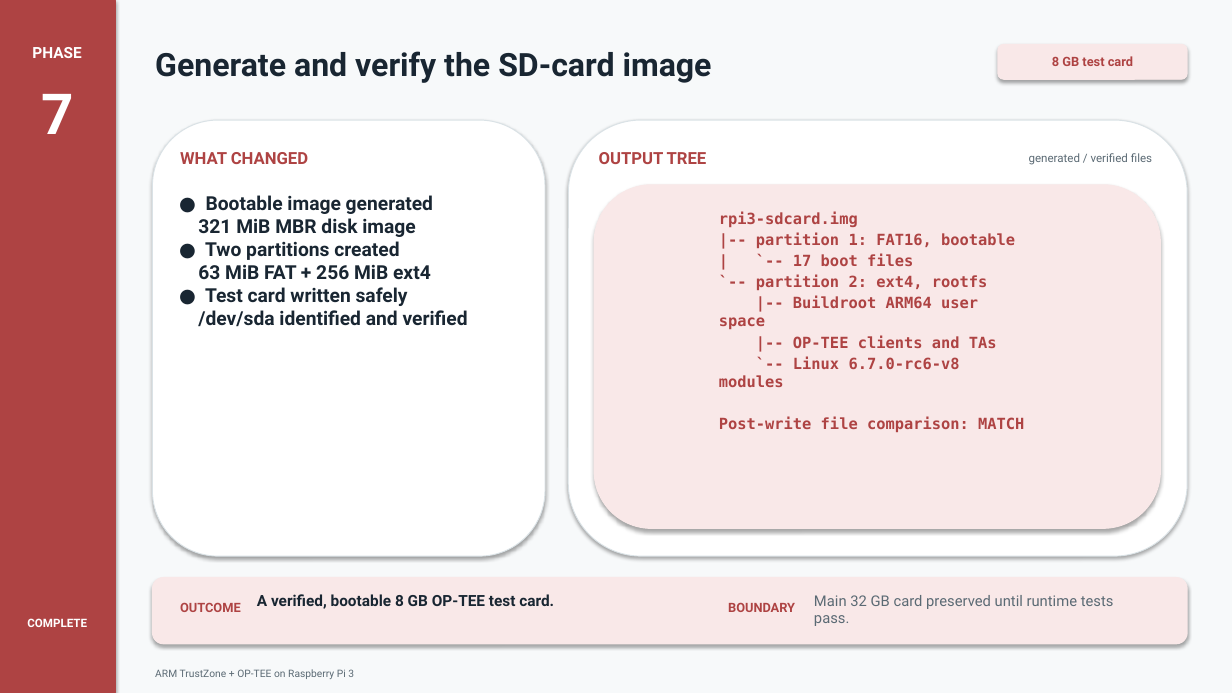
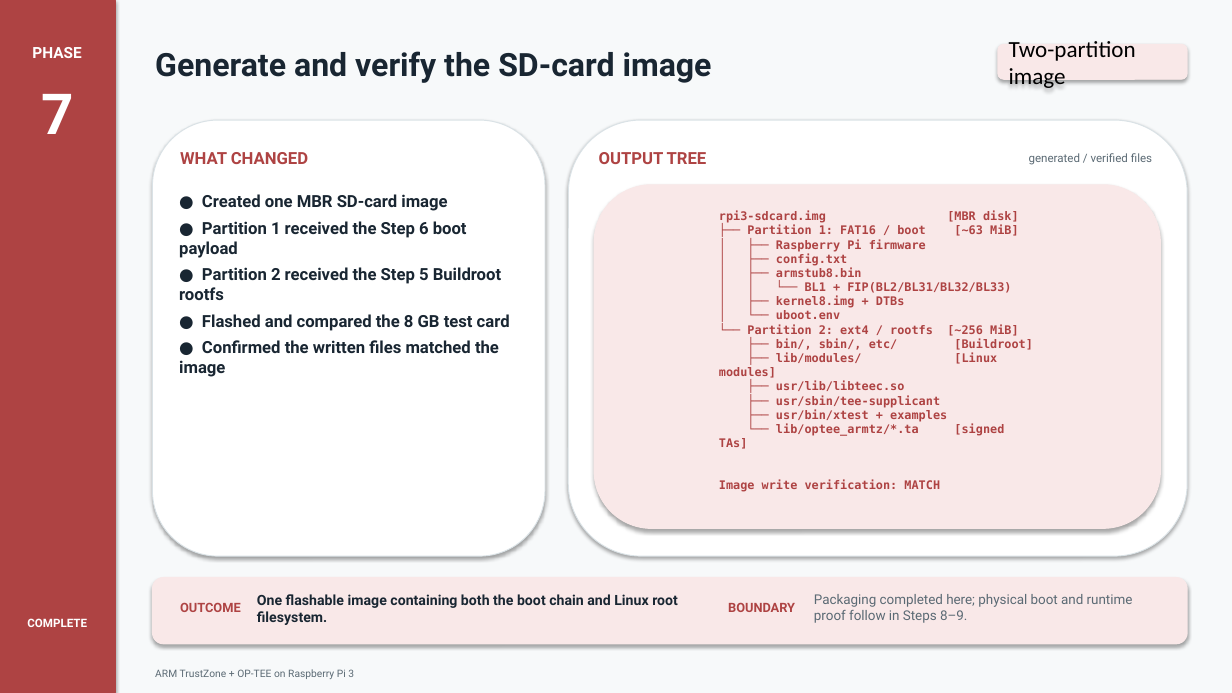
Before and after one commit to Aslam493/Minor_Project, a slide deck: slide 7 of Minor_Project_Steps_1_to_10_Updated.pptx. Drawn at 1232x693 pixels with LibreOffice and Linux fonts; fonts in the diff are those of the drawing. Boxes give left, top, right and bottom in pixels: in the first picture for what was removed or moved away, otherwise in the second. Text is boxed around its words. In the diff, an @@ line names an element or a change of style, - is before the commit and + after.

```diff
--- a/Minor_Project_Steps_1_to_10_Updated.pptx
+++ b/Minor_Project_Steps_1_to_10_Updated.pptx
@@ text in rounded rectangle at (1009, 41, 1136, 88): text changed; size 10 to 18 pt; font Roboto to Calibri; text colour #AE4343 to #000000; bold off @@
-8 GB test card
+Two-partition image
@@ text at (179, 194, 510, 377): text changed; size 15 to 13 pt @@
-● Bootable image generated
-321 MiB MBR disk image
-● Two partitions created
-63 MiB FAT + 256 MiB ext4
-● Test card written safely
-/dev/sda identified and verified
+● Created one MBR SD-card image
+● Partition 1 received the Step 6 boot payload
+● Partition 2 received the Step 5 Buildroot rootfs
+● Flashed and compared the 8 GB test card
+● Confirmed the written files matched the image
@@ text at (719, 211, 1032, 492): text changed; size 12 to 9.2 pt @@
-rpi3-sdcard.img
-|-- partition 1: FAT16, bootable
-| `-- 17 boot files
-`-- partition 2: ext4, rootfs
-|-- Buildroot ARM64 user space
-|-- OP-TEE clients and TAs
-`-- Linux 6.7.0-rc6-v8 modules
-Post-write file comparison: MATCH
+rpi3-sdcard.img [MBR disk]
+├── Partition 1: FAT16 / boot [~63 MiB]
+│ ├── Raspberry Pi firmware
+│ ├── config.txt
+│ ├── armstub8.bin
+│ │ └── BL1 + FIP(BL2/BL31/BL32/BL33)
+│ ├── kernel8.img + DTBs
+│ └── uboot.env
+└── Partition 2: ext4 / rootfs [~256 MiB]
+├── bin/, sbin/, etc/ [Buildroot]
+├── lib/modules/ [Linux modules]
+├── usr/lib/libteec.so
+├── usr/sbin/tee-supplicant
+├── usr/bin/xtest + examples
+└── lib/optee_armtz/*.ta [signed TAs]
+Image write verification: MATCH
@@ text at (257, 594, 678, 625): text changed; size 12 to 11 pt @@
-A verified, bootable 8 GB OP-TEE test card.
+One flashable image containing both the boot chain and Linux root filesystem.
@@ text at (814, 594, 1133, 623): text changed; size 11.5 to 10.5 pt @@
-Main 32 GB card preserved until runtime tests pass.
+Packaging completed here; physical boot and runtime proof follow in Steps 8–9.
```
Also in this commit, not shown: 4 other slides changed, 3 other files.
